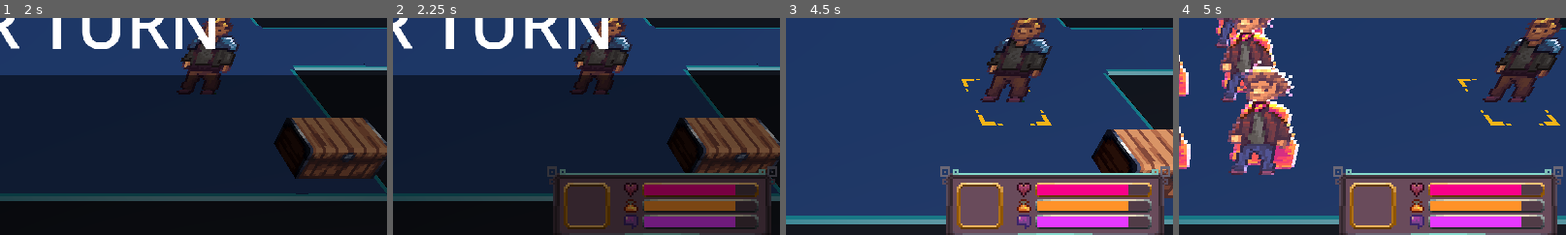
Above: before the commit, frames 1-4 (left to right).
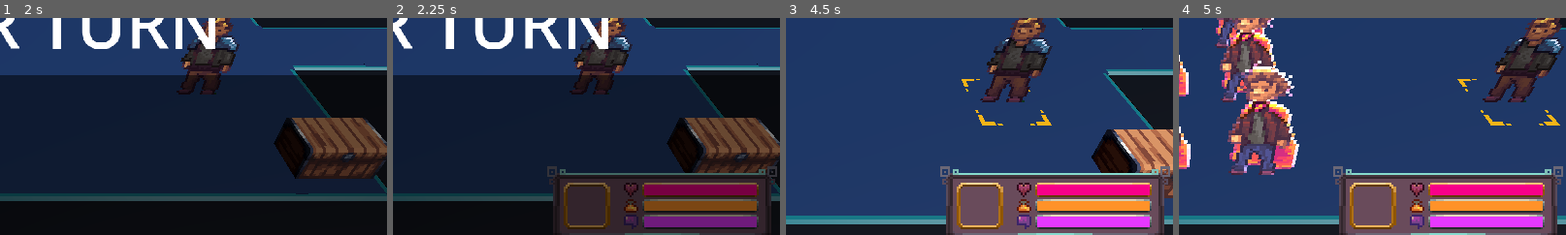
Above: after the commit, the same moments.

Repository: alanhaugen/bachelor-inn
Game: Godot game, scene res://scenes/UI/mainmenu.tscn
Same seed, same stepped clock (60 frames per second), same inputs: the game is played once before the commit and once after it.
Inputs (mouse positions are % of the whole screen's width and height, from its top left):
- Up to frame 1 (2 s): move the mouse to (72, 45) at 0.52 s; hold Right (pan_right) 0.53-1.25 s; hold Mouse wheel down (zoom_in) 0.53-1.25 s; click (72, 45) at 0.67 s; click "Load first level" at 1.25 s
- Up to frame 2 (2.25 s): drag from (30, 55) to (45, 70) at 2.02 s
- Up to frame 3 (4.5 s): tap Enter at 2.75 s; move the mouse to (60, 28) at 2.77 s; hold Right (pan_right) 2.78-3.5 s; hold Mouse wheel down (zoom_in) 2.78-3.5 s; click (60, 28) at 2.92 s; tap Space (selected) at 3.05, 4.25 s; drag from (45, 70) to (20, 35) at 3.52 s; move the mouse to (80, 65) at 4.27 s; hold Left (pan_left) from 4.28 s (still down); hold Space (selected) from 4.28 s (still down); click (80, 65) at 4.42 s
- Up to frame 4 (5 s): keep holding Left (pan_left); keep holding Space (selected)
The pictures show only the part of the screen within x 50-100%, y 49-99%; the shares and areas given below are measured in that part.

Frame 1 is identical in both runs. In frame 2, 0.8% of the frame differs, in the area x 88-94%, y 76-97%; in frame 3, 0.8%; in frame 4, 0.8%.

Commit message:
Statbar updates on attack

Diff:
--- a/scenes/UI/HealthBar.tscn
+++ b/scenes/UI/HealthBar.tscn
@@ -60,6 +60,7 @@
 theme_override_styles/background = SubResource("StyleBoxFlat_5fhnc")
 theme_override_styles/fill = SubResource("StyleBoxFlat_23qt1")
 value = 80.0
+fill_mode = 1
 show_percentage = false
 
 [node name="SanityBar" type="ProgressBar" parent="VBoxContainer/HBoxContainer"]
--- a/scripts/combat/map.gd
+++ b/scripts/combat/map.gd
@@ -241,18 +241,7 @@
 				selected_unit = get_unit(pos);
 				camera.position.x = selected_unit.position.x;# + 4.5;
 				camera.position.z = selected_unit.position.z + 10.0;#6.5;
-				if selected_unit is Character:
-					var character_script: Character = selected_unit;
-					character_script.show_ui();
-					if stat_popup_player is StatPopUp:
-						var stat_script: StatPopUp = stat_popup_player;
-						stat_script.max_health = character_script.health;
-						stat_script.health = character_script.current_health;
-						stat_script.max_magic = character_script.magic;
-						stat_script.magic = character_script.current_magic;
-						stat_script.max_sanity = character_script.mind;
-						stat_script.sanity = character_script.current_sanity;
-						stat_popup_player.show();
+				update_stat(selected_unit, stat_popup_player);
 		elif (movement_map.get_cell_item(pos) != GridMap.INVALID_CELL_ITEM):
 			for i in range(current_moves.size()):
 				if current_moves[i].end_pos == pos:
@@ -284,21 +273,24 @@
 
 		if (get_unit_name(pos) == "Enemy"):
 			selected_enemy_unit = get_unit(pos);
-			if selected_enemy_unit is Character:
-					var character_script: Character = selected_enemy_unit;
-					character_script.show_ui();
-					if stat_popup_player is StatPopUp:
-						var stat_script: StatPopUp = stat_popup_player;
-						stat_script.max_health = character_script.health;
-						stat_script.health = character_script.current_health;
-						stat_script.max_magic = character_script.magic;
-						stat_script.magic = character_script.current_magic;
-						stat_script.max_sanity = character_script.mind;
-						stat_script.sanity = character_script.current_sanity;
-						stat_popup_enemy.show();
+			update_stat(selected_enemy_unit, stat_popup_enemy);
 	#elif event is InputEventMouseMotion:
 	#	print("Mouse Motion at: ", event.position)
 
+
+func update_stat(character: Character, popup: StatPopUp) -> void:
+	if character is Character:
+		var character_script: Character = character;
+		character_script.show_ui();
+		if popup is StatPopUp:
+			var stat_script: StatPopUp = popup;
+			stat_script.max_health = character_script.max_health;
+			stat_script.health = character_script.current_health;
+			stat_script.max_magic = character_script.magic;
+			stat_script.magic = character_script.current_magic;
+			stat_script.max_sanity = character_script.mind;
+			stat_script.sanity = character_script.current_sanity;
+			popup.show();
 
 func _ready() -> void:
 	cursor.hide();
--- a/scripts/combat/move.gd
+++ b/scripts/combat/move.gd
@@ -31,10 +31,14 @@
 	if is_attack:
 		var weapon_damage: int = 0;
 		if character1.weapon:
-			weapon_damage = character1.weapondamage_modifier
+			weapon_damage = character1.weapon.damage_modifier
 		var attack_strength: int = character1.strength + weapon_damage;
 		character2.current_health -= attack_strength;
 		character2.update_health_bar();
+		if character2.is_playable == false:
+			Main.level.update_stat(character2, Main.level.stat_popup_player);
+		else:
+			Main.level.update_stat(character2, Main.level.stat_popup_enemy);
 		if character2.current_health <= 0:
 			character2.die();
 			Main.level.moves_stack.append(Move.new(start_pos, end_pos, grid_code, units, character1));
--- a/scripts/stats/unit.gd
+++ b/scripts/stats/unit.gd
@@ -52,11 +52,12 @@
 
 @export var spawn_location :Vector3i; ## Where the unit will spawn
 
-@export var current_health: int = health + endurance + floor(strength / 2.0);
+var max_health: int = health + endurance + floor(strength / 2.0);
+@export var current_health: int = max_health;
 @export var current_sanity: int = mind;
 @export var current_magic: int = magic;
-@export var grid_position: Vector3i;
-var is_done :bool = false;
+
+var grid_position: Vector3i;
 
 ## SKILL TREE
 
@@ -90,14 +91,12 @@
 func move_to(pos: Vector3i) -> void:
 	reset();
 	grid_position = pos;
-	is_done = true;
 	character.modulate = Color(0.338, 0.338, 0.338, 1.0);
 
 
 func reset() -> void:
 	hide_ui();
 	character.show();
-	is_done = false;
 	character.modulate = Color(1.0, 1.0, 1.0, 1.0);
 
 
